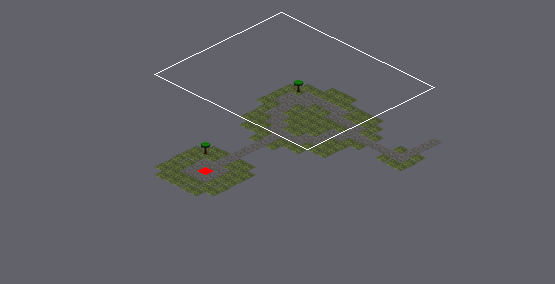
Two states of a Tiled map, assets/tiled/tutorial.tmx. The first picture is a wide view before the edit; the outline marks the close-up.
Close-up. As it was:
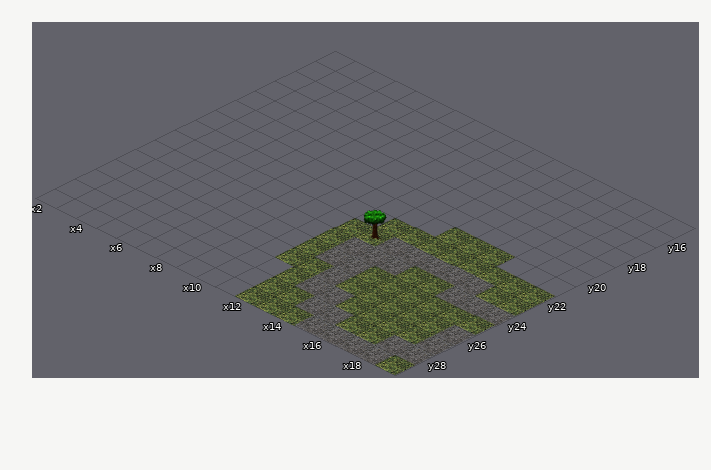
Cells are 98x48 px. Isometric: x runs down to the right, y down to the left. Shown: x 2..19, y 15..29. The commit also changed other parts of the map, which this record leaves out. The old version is drawn lined up with the new one.
After:
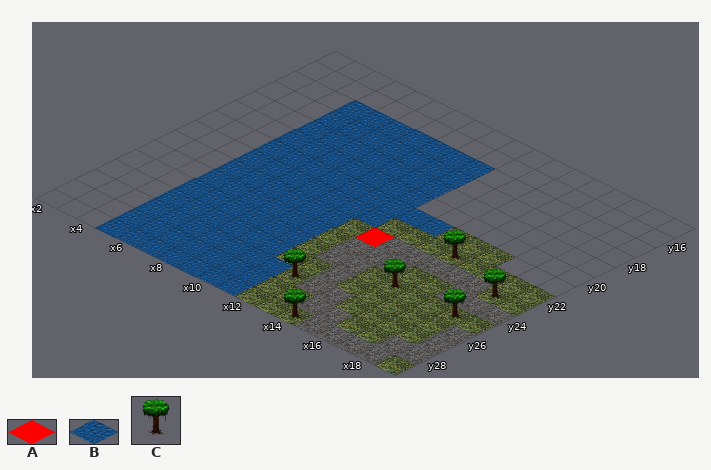
Key: from "GroundTiles": A 2 "red", B 5 "water"; from "Tree": C 0.
_ is an empty cell, . an unchanged one.
Change:
everything moved by +11,-7 cells (the old picture is shown already moved)
--- layer "layer1"
@@ x 5..13 @@
-17 _______..
-18 _______..
-19 _______..
-20 _______..
-21 _________
-22 _______..
-23 ______...
-24 ______...
-25 ______...
-26 ______...
-27 _______..
-28 _______..
-29 _______..
+17 BBBBBBB..
+18 BBBBBBB..
+19 BBBBBBB..
+20 BBBBBBB..
+21 BBBBBBBBB
+22 BBBBBBB..
+23 BBBBBB...
+24 BBBBBB...
+25 BBBBBB...
+26 BBBBBB...
+27 BBBBBBB..
+28 BBBBBBB..
+29 BBBBBBB..
--- layer "layer2"
@@ x 12..18 @@
-22 ..._...
-23 C....._
+22 ...C...
+23 A.....C
@@ x 15..18 @@
-25 _.._
+25 C..C
@@ x 12..12 @@
-27 _
+27 C
@@ x 14..14 @@
-29 _
+29 C
